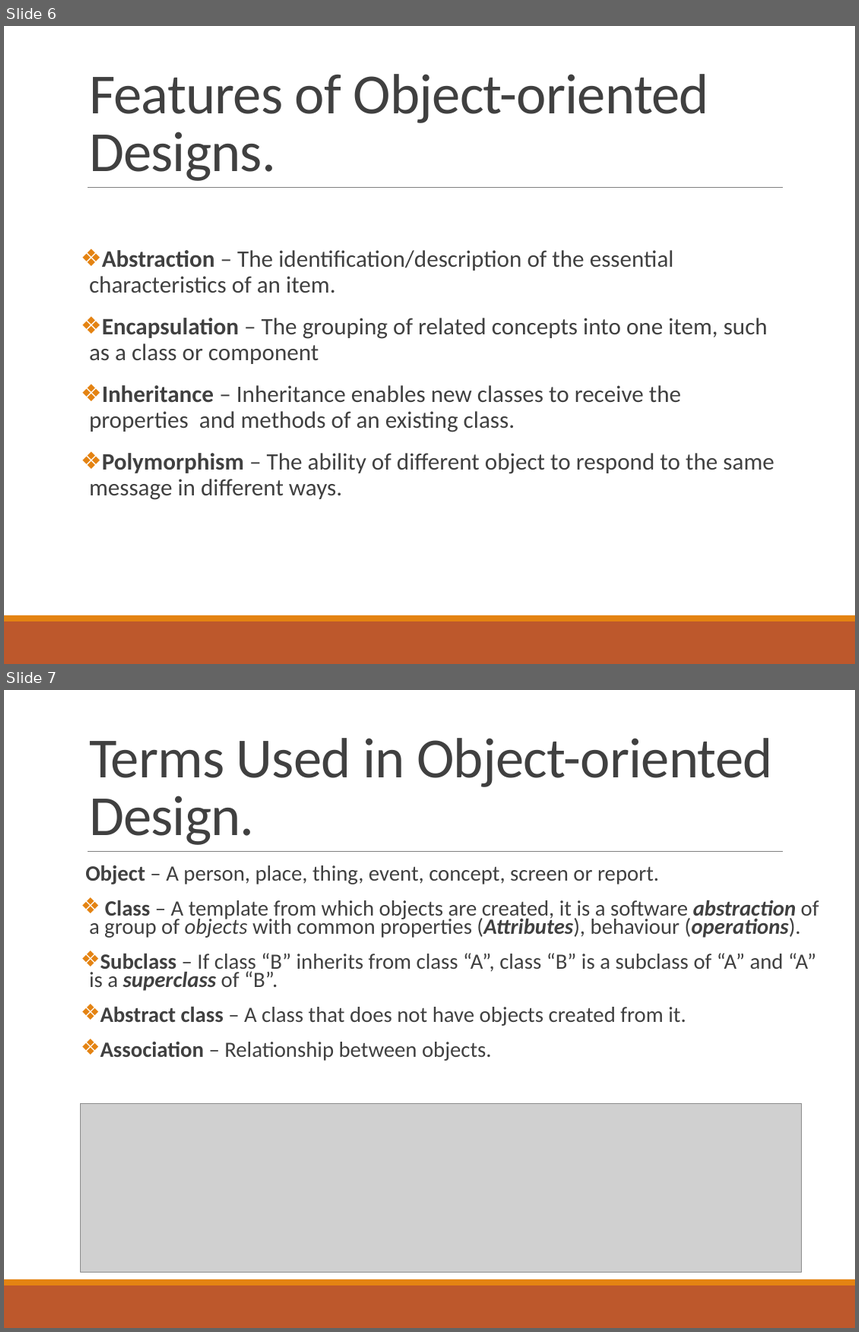
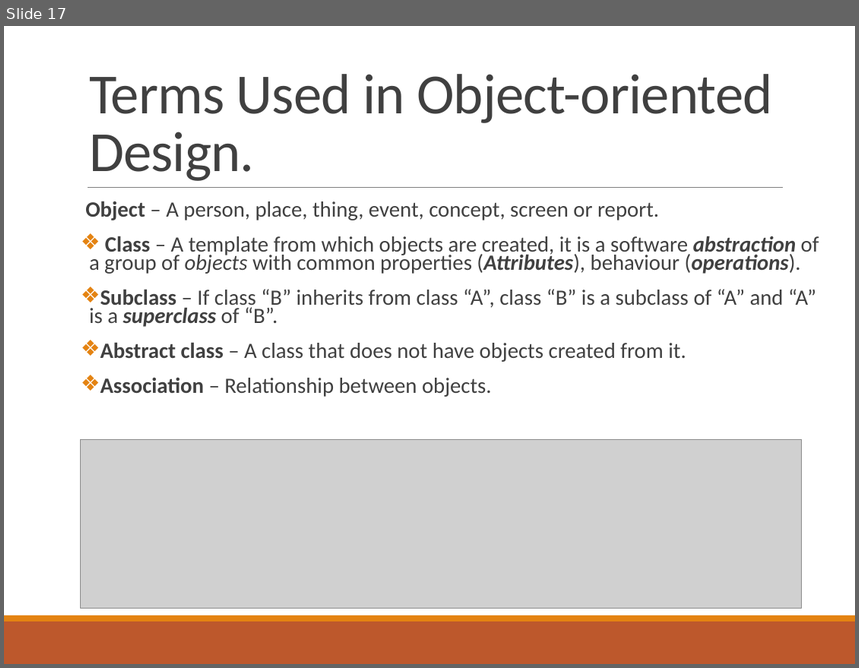
Before and after one commit to deeperj/dillinger, a slide deck: thesis/ukapp2/wqu_isc/sofware_design/Lesson 2 - Java.pptx. Shown one above the other, each under a label of ours: slides 6 and 7 before the commit, slide 17 after it. The pictures are 859x1332 and 859x668 pixels, drawn with LibreOffice and Linux fonts; fonts in the diff are those of the drawing; grey boxes stand for pictures. Boxes give left, top, right and bottom in pixels: in the first picture for what was removed or moved away, otherwise in the second. Text is boxed around its words. In the diff, an @@ line names an element or a change of style, - is before the commit and + after.

```diff
--- a/thesis/ukapp2/wqu_isc/sofware_design/Lesson 2 - Java.pptx
+++ b/thesis/ukapp2/wqu_isc/sofware_design/Lesson 2 - Java.pptx
@@ slide 6 removed at (4, 26, 855, 664), background #FFFFFF; not listed: 3 template elements that a slide beside it also shows @@
@@ title removed at (89, 74, 710, 181) @@
-Features of Object-oriented Designs.
@@ text removed at (89, 250, 774, 500) @@
-❖ Abstraction – The identification/description of the essential characteristics of an item.
-❖ Encapsulation – The grouping of related concepts into one item, such as a class or component
-❖ Inheritance – Inheritance enables new classes to receive the properties and methods of an existing class.
-❖ Polymorphism – The ability of different object to respond to the same message in different ways.
@@ what was slide 7 is now slide 17 @@
```
Also in this commit, not shown: 1 slide changed, 14 slides added, 4 other slides removed, 5 other files.
